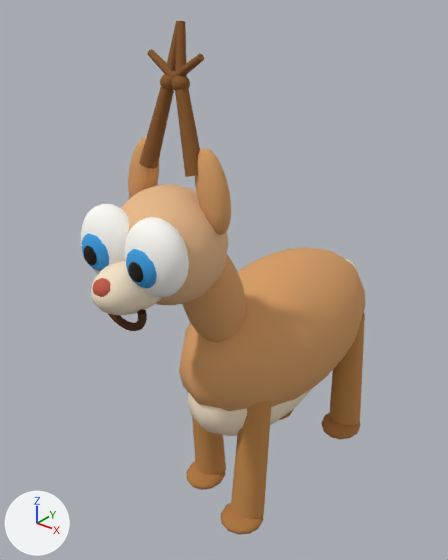
One commit to the glTF model web/public/models/deer.glb: the scene before it, then after it.
The view is the same before and after, from a 50 mm lens placed at (1.069, -1.601, 1.717), pointed at (-0.089, -0.154, 0.82). Arrows for +X, +Y and +Z are at lower left; the lights stay in place. The picture after the commit comes second. Where no turn or scale is listed for an object, it has been applied to the vertices. Vertices at exactly the same position are counted once.

Objects in the first picture: 'antler-left-beam', 'antler-right-beam', 'belly', 'body', 'earR', 'eyeL', 'eyeR', 'face', 'irisL', 'irisR', 'leg-back-right-shaft', 'leg-front-right-shaft', 'muzzle', 'neck', 'nose', 'nose-smile', 'pupilL', 'pupilR' and 11 more.
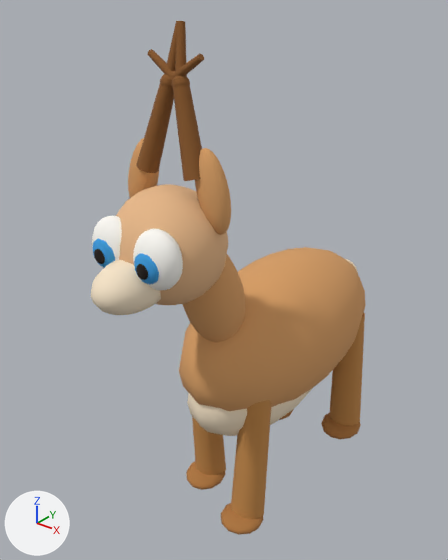
Location of each change, (x1, y1, x2, y2) in pixels of the pictures (448 x 560 px):
'eyeR', moved, rescaled (23% narrower, 23% shorter)
    before: (124, 217, 189, 297)
    after: (133, 229, 183, 290)
'eyeL', moved, rescaled
    before: (81, 204, 129, 274)
    after: (92, 216, 122, 268)
'antler-right-beam', reshaped (19% wider, 17% taller)
    before: (175, 89, 200, 177)
    after: (172, 78, 202, 181)
'antler-left-beam', reshaped (8% wider, 18% taller)
    before: (139, 87, 174, 169)
    after: (136, 76, 174, 173)
'irisR', moved, rescaled (19% narrower, 20% shorter)
    before: (126, 249, 157, 288)
    after: (134, 253, 159, 284)
'irisL', moved, rescaled (18% narrower, 23% shorter)
    before: (82, 233, 109, 271)
    after: (93, 239, 115, 268)
'nose-smile', deleted
    before: (107, 309, 147, 331)
'pupilL', moved
    before: (83, 246, 97, 265)
    after: (94, 249, 105, 264)
'pupilR', moved
    before: (128, 262, 143, 282)
    after: (136, 264, 148, 280)
'nose', moved (not visible afterwards)
    before: (92, 278, 111, 297)

Edits to the bpy script that builds the scene:
```text
Change me_mesh_6:
    used by ob_eyel; location = (-0.078, -0.631, 1.11)
    remove me_mesh_6.from_pydata(...)  # 204 vertices, 352 faces; spans x -0.09..0.09, y -0.063..0.063, z -0.101..0.101
    add me_mesh_6.from_pydata(...)  # 204 vertices, 352 faces; spans x -0.07..0.07, y -0.049..0.049, z -0.078..0.078
    me_mesh_6 part 1: the whole mesh is scaled about its middle by 0.778
Change me_mesh_7:
    used by ob_irisl; location = (-0.078, -0.678, 1.102)
    remove me_mesh_7.from_pydata(...)  # 204 vertices, 352 faces; spans x -0.05..0.05, y -0.026..0.026, z -0.0525..0.0525
    add me_mesh_7.from_pydata(...)  # 204 vertices, 352 faces; spans x -0.04..0.04, y -0.0208..0.0208, z -0.042..0.042
    me_mesh_7 part 2: the whole mesh is scaled about its middle by 0.8
Change me_mesh_10:
    used by ob_eyer; location = (0.082, -0.629, 1.11)
    remove me_mesh_10.from_pydata(...)  # 204 vertices, 352 faces; spans x -0.09..0.09, y -0.063..0.063, z -0.101..0.101
    add me_mesh_10.from_pydata(...)  # 204 vertices, 352 faces; spans x -0.07..0.07, y -0.049..0.049, z -0.078..0.078
    me_mesh_10 part 3: the whole mesh is scaled about its middle by 0.778
Change me_mesh_11:
    used by ob_irisr; location = (0.082, -0.676, 1.102)
    remove me_mesh_11.from_pydata(...)  # 204 vertices, 352 faces; spans x -0.05..0.05, y -0.026..0.026, z -0.0525..0.0525
    add me_mesh_11.from_pydata(...)  # 204 vertices, 352 faces; spans x -0.04..0.04, y -0.0208..0.0208, z -0.042..0.042
    me_mesh_11 part 4: the whole mesh is scaled about its middle by 0.8
Change me_mesh_20:
    used by ob_antler_left_beam; location = (-0.08, -0.481, 1.28)
    remove me_mesh_20.from_pydata(...)  # 20 vertices, 32 faces; spans x -0.023..0.076, y -0.024..0.042, z -0.007..0.214
    add me_mesh_20.from_pydata(...)  # 20 vertices, 32 faces; spans x -0.032..0.082, y -0.031..0.047, z -0.018..0.225
    me_mesh_20 part 5: 20 of 20 vertices moved; they spanned x -0.023..0.076, y -0.024..0.042, z -0.007..0.214 and now span x -0.032..0.082, y -0.031..0.047, z -0.018..0.225; mean shift (0.0, 0.0, 0.0)
Change me_mesh_24:
    used by ob_antler_right_beam; location = (0.08, -0.479, 1.28)
    remove me_mesh_24.from_pydata(...)  # 20 vertices, 32 faces; spans x -0.076..0.023, y -0.024..0.04, z -0.007..0.214
    add me_mesh_24.from_pydata(...)  # 20 vertices, 32 faces; spans x -0.083..0.032, y -0.031..0.045, z -0.018..0.225
    me_mesh_24 part 6: 20 of 20 vertices moved; they spanned x -0.076..0.023, y -0.024..0.04, z -0.007..0.214 and now span x -0.083..0.032, y -0.031..0.045, z -0.018..0.225; mean shift (0.0, 0.0, 0.0)
Change ob_eyel:
    ob_eyel.location: (-0.078, -0.631, 1.11) -> (-0.073, -0.621, 1.1)
Change ob_irisl:
    ob_irisl.location: (-0.078, -0.678, 1.102) -> (-0.073, -0.657, 1.092)
Change ob_pupill:
    ob_pupill.location: (-0.077, -0.699, 1.098) -> (-0.073, -0.674, 1.088)
Change ob_eyer:
    ob_eyer.location: (0.082, -0.629, 1.11) -> (0.077, -0.619, 1.1)
Change ob_irisr:
    ob_irisr.location: (0.082, -0.676, 1.102) -> (0.077, -0.655, 1.092)
Change ob_pupilr:
    ob_pupilr.location: (0.083, -0.697, 1.098) -> (0.077, -0.672, 1.088)
Remove ob_nose_smile:
    ob_nose_smile = bpy.data.objects.new('nose-smile', me_mesh_14)
    ob_nose_smile.location = (0.002, -0.68, 0.98)
Change ob_nose:
    ob_nose.location: (0.003, -0.73, 1.042) -> (0.003, -0.7, 1.04)
```
